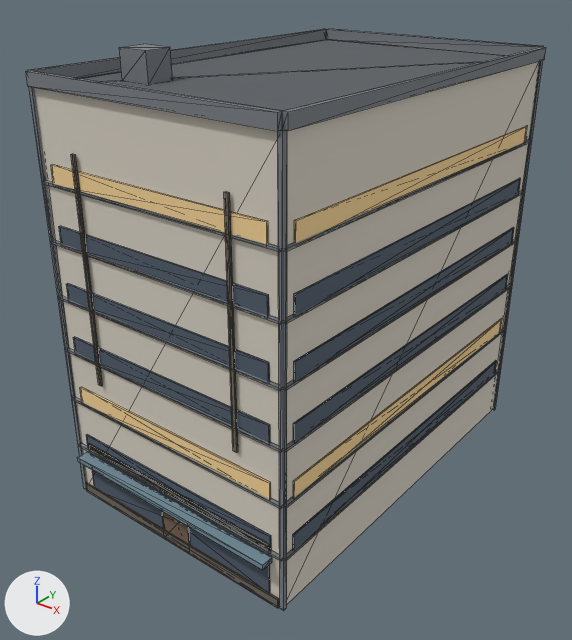
Before and after pictures for a commit that changed the glTF model public/buildings/lot_2x3.glb.
The view is the same before and after, from a camera (50 mm lens) standing at (32.0, -21.7, 28.6) and looking at (7.2, 9.3, 9.4). Lighting does not change. The marker at lower left points along +X, +Y and +Z. The first picture is the older version. Mesh edges are drawn as thin lines. Vertices at exactly the same position are counted once.

The first picture shows 'lot_2x3'.
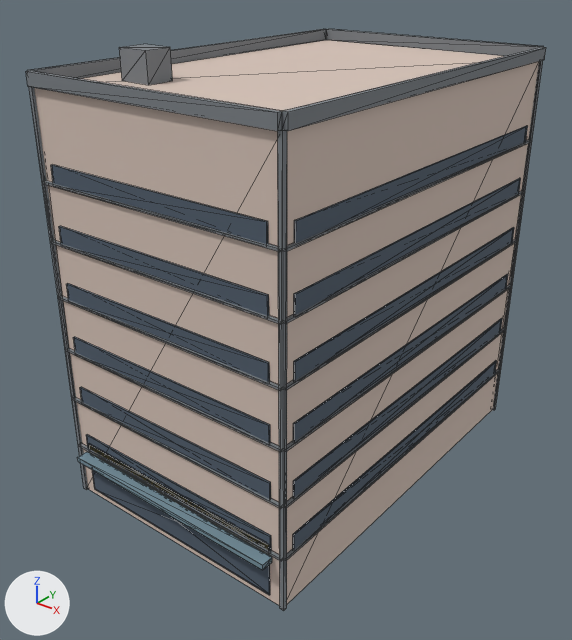
Patch to the scene script:
```diff
--- a/public/buildings/lot_2x3.glb.py
+++ b/public/buildings/lot_2x3.glb.py
@@ me_lot_2x3 @@
 # used by ob_lot_2x3; location = (0.0, 0.0, 0.0)
-me_lot_2x3.from_pydata(...)  # 524 vertices, 804 faces; spans x -0.2..14.8, y -0.8..22.8, z 0.0..24.0
+me_lot_2x3.from_pydata(...)  # 476 vertices, 732 faces; spans x -0.2..14.8, y -0.8..22.8, z 0.0..24.0
+# me_lot_2x3 part 1: 6 loose pieces with 48 vertices, spanning x 0.2..14.3, y -0.2..22.7, z 0.0..22.5, are deleted
+# me_lot_2x3 part 2: 48 faces spanning x 0.7..14.6, y -0.1..21.8, z 6.0..19.0 switch from mat_lot_2x3_lit_glass (beige #f9d799) to mat_lot_2x3_glass (greyish blue #505d6c)
 me_lot_2x3.materials.append(mat_lot_2x3)
-me_lot_2x3.materials.append(mat_lot_2x3_roof_felt)  # dark grey #595d61
 me_lot_2x3.materials.append(mat_lot_2x3_trim)
 me_lot_2x3.materials.append(mat_lot_2x3_sign)
-me_lot_2x3.materials.append(mat_lot_2x3_door)  # brown #766150
 me_lot_2x3.materials.append(mat_lot_2x3_awning)
-me_lot_2x3.materials.append(mat_lot_2x3_dirt)  # brown #6f695d
```

Pixel boxes (x1, y1, x2, y2) of what changed, in the pictures (572 x 640 px):
part 1 of me_lot_2x3, deleted
    before: (71, 39, 503, 608)
part 2 of me_lot_2x3, recoloured
    both: (51, 126, 528, 499)
